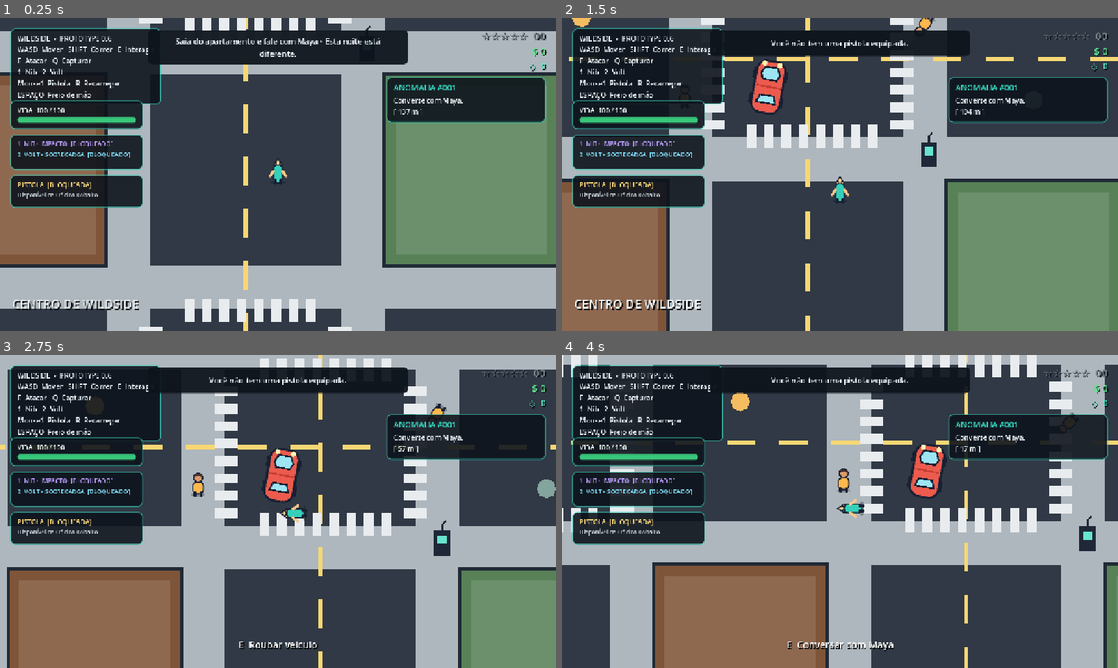
Above: before the commit, frames 1-4 (two rows, left to right).
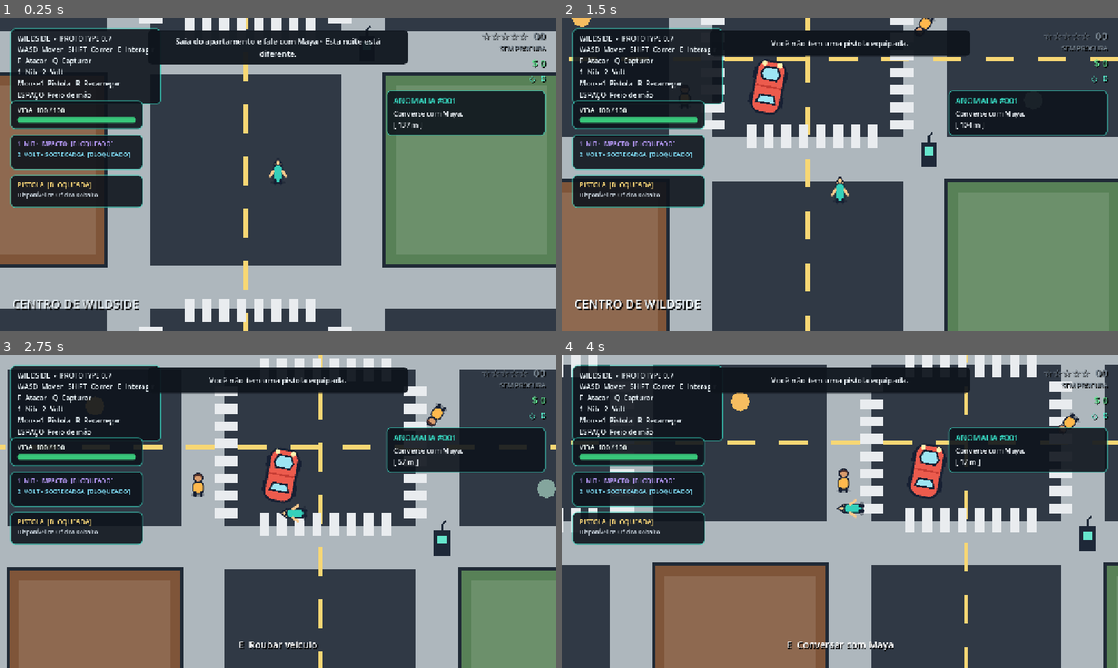
Above: after the commit, the same moments.

Repository: MiguelAlmeidaJ/Wildside
Game: Godot game, scene res://main.tscn
The game is run twice, just before and just after one commit, with the same random seed, the same clock (stepped at 60 frames per second) and the same inputs.
Inputs (mouse positions are in pixels of both pictures, inside the frame that each line leads up to):
- Up to frame 1 (0.25 s): no input
- Up to frame 2 (1.5 s): move the mouse to (812, 237) at 0.52 s; hold F (attack) 0.53-1.28 s; hold W (move_up) from 0.53 s (still down); click (812, 237) at 0.67 s; move the mouse to (1006, 221) at 1.27 s; tap Q (capture) at 1.35 s; click (1006, 221) at 1.42 s
- Up to frame 3 (2.75 s): move the mouse to (111, 464) at 2.02 s; release W (move_up) at 2.03 s; hold A (move_left) from 2.03 s (still down); hold E (interact) from 2.03 s (still down); click (111, 464) at 2.17 s
- Up to frame 4 (4 s): move the mouse to (867, 511) at 2.77 s; release E (interact) at 2.78 s; tap Shift (run) at 2.85 s; click (867, 511) at 2.92 s; move the mouse to (756, 433) at 3.52 s; release A (move_left) at 3.53 s; press the mouse at (756, 433) at 3.53 s; hold Space (brake) from 3.53 s (still down)

The runs differ from the first frame. In frame 1, 3.1% of the frame differs, in the area x 19-99%, y 5-38%; in frame 2, 3.1%; in frame 3, 3.1%; in frame 4, 3.1%.

Commit message:
Adiciona perseguição policial, prisão e evasão
* Add police contact and evasion state

* Add police officer asset

* Add on-foot police arrest AI

* Add police officer scene

* Deploy on-foot officers from police cars

* Add arrest handling and vehicle swap evasion

* Add pursuit and arrest HUD state

* Add pursuit status and arrest bar to HUD

* Connect arrest progress to HUD

* Clear pursuit state immediately when heat reaches zero

* Cover police contact vehicle evasion and arrest

* Bump Wildside to Prototype 0.7

* Show Prototype 0.7 in HUD

* Document Prototype 0.7 police pursuit and arrest

* Harden police officer typing for Godot 4.7.2

* Harden police car officer typing for Godot 4.7.2

Diff:
--- /dev/null
+++ b/assets/characters/police_officer.svg
@@ -0,0 +1,11 @@
+<svg width="64" height="72" viewBox="0 0 64 72" xmlns="http://www.w3.org/2000/svg">
+  <ellipse cx="32" cy="66" rx="21" ry="5" fill="#111827" opacity=".28"/>
+  <path d="M17 19c2-11 9-16 15-16s13 5 15 16l-5 6H22z" fill="#173b63" stroke="#20243a" stroke-width="4"/>
+  <rect x="19" y="16" width="26" height="6" rx="3" fill="#6fb8ff"/>
+  <circle cx="32" cy="30" r="14" fill="#d7a57b" stroke="#20243a" stroke-width="4"/>
+  <circle cx="27" cy="29" r="2.2" fill="#20243a"/><circle cx="37" cy="29" r="2.2" fill="#20243a"/>
+  <path d="M27 38h10" stroke="#20243a" stroke-width="2.5" stroke-linecap="round"/>
+  <path d="M18 45h28l6 20H12z" fill="#1f5f99" stroke="#20243a" stroke-width="4" stroke-linejoin="round"/>
+  <rect x="27" y="48" width="10" height="9" rx="2" fill="#f3cf5b"/>
+  <path d="M17 51 7 58M47 51l10 7" stroke="#d7a57b" stroke-width="6" stroke-linecap="round"/>
+</svg>
--- a/project.godot
+++ b/project.godot
@@ -15,7 +15,7 @@
 [application]
 
 config/name="Wildside"
-config/version="0.6.0"
+config/version="0.7.0"
 run/main_scene="res://main.tscn"
 config/features=PackedStringArray("4.7")
 config/icon="res://assets/ui/icon.svg"
--- a/scenes/ui/hud.tscn
+++ b/scenes/ui/hud.tscn
@@ -43,6 +43,13 @@
 corner_radius_bottom_right = 6
 corner_radius_bottom_left = 6
 
+[sub_resource type="StyleBoxFlat" id="StyleBox_arrest_fill"]
+bg_color = Color(0.93, 0.35, 0.35, 1)
+corner_radius_top_left = 6
+corner_radius_top_right = 6
+corner_radius_bottom_right = 6
+corner_radius_bottom_left = 6
+
 [node name="HUD" type="CanvasLayer"]
 script = ExtResource("1_hud")
 
@@ -56,7 +63,7 @@
 [node name="Label" type="Label" parent="Instructions"]
 theme_override_colors/font_color = Color(0.92, 0.96, 0.98, 1)
 theme_override_font_sizes/font_size = 16
-text = "WILDSIDE  •  PROTOTYPE 0.6\nWASD  Mover   SHIFT  Correr   E  Interagir\nF  Atacar   Q  Capturar\n1  Nib   2  Volt\nMouse1  Pistola   R  Recarregar\nESPAÇO  Freio de mão"
+text = "WILDSIDE  •  PROTOTYPE 0.7\nWASD  Mover   SHIFT  Correr   E  Interagir\nF  Atacar   Q  Capturar\n1  Nib   2  Volt\nMouse1  Pistola   R  Recarregar\nESPAÇO  Freio de mão"
 
 [node name="HealthPanel" type="PanelContainer" parent="."]
 offset_left = 24.0
@@ -125,6 +132,39 @@
 theme_override_colors/font_color = Color(0.78, 0.82, 0.86, 1)
 theme_override_font_sizes/font_size = 13
 text = "Disponível na Oficina Cobalto"
+
+[node name="ArrestPanel" type="PanelContainer" parent="."]
+unique_name_in_owner = true
+visible = false
+anchors_preset = 7
+anchor_left = 0.5
+anchor_top = 1.0
+anchor_right = 0.5
+anchor_bottom = 1.0
+offset_left = -190.0
+offset_top = -148.0
+offset_right = 190.0
+offset_bottom = -91.0
+grow_horizontal = 2
+grow_vertical = 0
+theme_override_styles/panel = SubResource("StyleBox_info")
+
+[node name="ArrestContent" type="VBoxContainer" parent="ArrestPanel"]
+theme_override_constants/separation = 4
+
+[node name="ArrestLabel" type="Label" parent="ArrestPanel/ArrestContent"]
+unique_name_in_owner = true
+theme_override_colors/font_color = Color(1, 0.75, 0.75, 1)
+theme_override_font_sizes/font_size = 15
+text = "PRISÃO  0%"
+horizontal_alignment = 1
+
+[node name="ArrestBar" type="ProgressBar" parent="ArrestPanel/ArrestContent"]
+unique_name_in_owner = true
+custom_minimum_size = Vector2(0, 12)
+show_percentage = false
+theme_override_styles/background = SubResource("StyleBox_health_bg")
+theme_override_styles/fill = SubResource("StyleBox_arrest_fill")
 
 [node name="PromptLabel" type="Label" parent="."]
 unique_name_in_owner = true
@@ -191,15 +231,33 @@
 text = "☆☆☆☆☆  00"
 horizontal_alignment = 2
 
+[node name="PursuitLabel" type="Label" parent="."]
+unique_name_in_owner = true
+anchors_preset = 1
+anchor_left = 1.0
+anchor_right = 1.0
+offset_left = -300.0
+offset_top = 58.0
+offset_right = -24.0
+offset_bottom = 84.0
+grow_horizontal = 0
+theme_override_colors/font_color = Color(0.68, 0.72, 0.76, 1)
+theme_override_colors/font_shadow_color = Color(0, 0, 0, 0.85)
+theme_override_constants/shadow_offset_x = 2
+theme_override_constants/shadow_offset_y = 2
+theme_override_font_sizes/font_size = 15
+text = "SEM PROCURA"
+horizontal_alignment = 2
+
 [node name="MoneyLabel" type="Label" parent="."]
 unique_name_in_owner = true
 anchors_preset = 1
 anchor_left = 1.0
 anchor_right = 1.0
 offset_left = -300.0
-offset_top = 61.0
-offset_right = -24.0
-offset_bottom = 95.0
+offset_top = 88.0
+offset_right = -24.0
+offset_bottom = 122.0
 grow_horizontal = 0
 theme_override_colors/font_color = Color(0.39, 0.91, 0.58, 1)
 theme_override_colors/font_shadow_color = Color(0, 0, 0, 0.85)
@@ -216,9 +274,9 @@
 anchor_left = 1.0
 anchor_right = 1.0
 offset_left = -300.0
-offset_top = 96.0
-offset_right = -24.0
-offset_bottom = 126.0
+offset_top = 124.0
+offset_right = -24.0
+offset_bottom = 154.0
 grow_horizontal = 0
 theme_override_colors/font_color = Color(0.35, 0.95, 0.82, 1)
 theme_override_colors/font_shadow_color = Color(0, 0, 0, 0.85)
@@ -234,9 +292,9 @@
 anchor_left = 1.0
 anchor_right = 1.0
 offset_left = -390.0
-offset_top = 136.0
-offset_right = -24.0
-offset_bottom = 241.0
+offset_top = 166.0
+offset_right = -24.0
+offset_bottom = 271.0
 grow_horizontal = 0
 theme_override_styles/panel = SubResource("StyleBox_info")
 
--- /dev/null
+++ b/scenes/world/police_officer.tscn
@@ -0,0 +1,21 @@
+[gd_scene load_steps=4 format=3]
+
+[ext_resource type="Script" path="res://scripts/world/police_officer.gd" id="1_officer"]
+[ext_resource type="Texture2D" path="res://assets/characters/police_officer.svg" id="2_texture"]
+
+[sub_resource type="CapsuleShape2D" id="CapsuleShape_officer"]
+radius = 16.0
+height = 38.0
+
+[node name="PoliceOfficer" type="CharacterBody2D"]
+z_index = 10
+collision_layer = 8
+collision_mask = 3
+script = ExtResource("1_officer")
+
+[node name="Sprite2D" type="Sprite2D" parent="."]
+position = Vector2(0, -5)
+texture = ExtResource("2_texture")
+
+[node name="CollisionShape2D" type="CollisionShape2D" parent="."]
+shape = SubResource("CapsuleShape_officer")
--- a/scripts/player/player.gd
+++ b/scripts/player/player.gd
@@ -4,6 +4,7 @@
 signal message_requested(text: String)
 signal health_changed(current: float, maximum: float)
 signal player_defeated
+signal arrest_progress_changed(value: float)
 
 enum MotionState { IDLE, WALK, RUN }
 
@@ -44,6 +45,8 @@
 var pistol_equipped := false
 var _shoot_cooldown_left := 0.0
 var _reload_left := 0.0
+var _arrest_progress := 0.0
+var _arrest_source: Node2D
 
 
 func _ready() -> void:
@@ -270,7 +273,11 @@
 	interaction_area.set_deferred("monitoring", false)
 	collision_shape.set_deferred("disabled", true)
 	player_camera.enabled = false
-	show_message("Motor ligado • Espaço freia/derrapa • E sai do veículo")
+	var evaded := WantedManager.notify_vehicle_change(vehicle)
+	if evaded:
+		show_message("Veículo trocado • procura reduzida em 15.")
+	else:
+		show_message("Motor ligado • Espaço freia/derrapa • E sai do veículo")
 
 
 func leave_vehicle(vehicle: CharacterBody2D, exit_position: Vector2) -> void:
@@ -289,6 +296,43 @@
 
 func show_message(text: String) -> void:
 	message_requested.emit(text)
+
+
+func set_arrest_progress(value: float, source: Node2D) -> void:
+	value = clampf(value, 0.0, 1.0)
+	if value <= 0.0:
+		if is_instance_valid(_arrest_source) and _arrest_source != source:
+			return
+		_arrest_progress = 0.0
+		_arrest_source = null
+		arrest_progress_changed.emit(_arrest_progress)
+		return
+
+	if not is_instance_valid(_arrest_source) or _arrest_source == source or value >= _arrest_progress:
+		_arrest_source = source
+		_arrest_progress = value
+		arrest_progress_changed.emit(_arrest_progress)
+
+
+func arrest_by_police(source: Node2D) -> void:
+	if is_instance_valid(_arrest_source) and _arrest_source != source:
+		return
+
+	var penalty := mini(75, GameManager.money)
+	if penalty > 0:
+		GameManager.add_money(-penalty)
+
+	_arrest_progress = 0.0
+	_arrest_source = null
+	arrest_progress_changed.emit(0.0)
+
+	global_position = _spawn_position
+	velocity = Vector2.ZERO
+	health = max_health
+	_invulnerability_left = 1.5
+	health_changed.emit(health, max_health)
+	WantedManager.clear()
+	show_message("PRESO • Você pagou $%d de fiança e voltou ao centro." % penalty)
 
 
 func perform_attack() -> bool:
--- a/scripts/systems/main.gd
+++ b/scripts/systems/main.gd
@@ -10,6 +10,7 @@
 	player.prompt_changed.connect(hud.set_prompt)
 	player.message_requested.connect(hud.show_message)
 	player.health_changed.connect(hud.set_health)
+	player.arrest_progress_changed.connect(hud.set_arrest_progress)
 	GameManager.reset_run()
 	WantedManager.reset_run()
 	MissionManager.reset_run()
--- a/scripts/systems/wanted_manager.gd
+++ b/scripts/systems/wanted_manager.gd
@@ -2,6 +2,7 @@
 
 signal wanted_changed(level: int, heat: float)
 signal crime_committed(description: String, heat_added: float)
+signal pursuit_state_changed(seen: bool)
 
 const LEVEL_ONE_HEAT := 20.0
 const LEVEL_TWO_HEAT := 60.0
@@ -10,19 +11,35 @@
 var wanted_level := 0
 var _cooldown := 0.0
 var _gunshot_report_cooldown := 0.0
+var _police_contact_left := 0.0
+var _vehicle_swap_cooldown := 0.0
+var _last_vehicle_id := 0
+var is_visible_to_police := false
 
 
 func _process(delta: float) -> void:
 	_gunshot_report_cooldown = maxf(0.0, _gunshot_report_cooldown - delta)
+	_vehicle_swap_cooldown = maxf(0.0, _vehicle_swap_cooldown - delta)
+	_police_contact_left = maxf(0.0, _police_contact_left - delta)
+
+	var seen_now := _police_contact_left > 0.0 and wanted_level > 0
+	if seen_now != is_visible_to_police:
+		is_visible_to_police = seen_now
+		pursuit_state_changed.emit(is_visible_to_police)
+
 	if heat <= 0.0:
 		return
 	if _cooldown > 0.0:
 		_cooldown -= delta
 		return
+	if is_visible_to_police:
+		return
 
 	var old_level := wanted_level
-	heat = move_toward(heat, 0.0, 5.0 * delta)
+	heat = move_toward(heat, 0.0, 10.0 * delta)
 	_recalculate_level()
+	if wanted_level <= 0:
+		_clear_police_contact()
 	if old_level != wanted_level or is_zero_approx(heat):
 		wanted_changed.emit(wanted_level, heat)
 
@@ -43,9 +60,37 @@
 	return true
 
 
+func report_police_contact(duration: float = 0.75) -> void:
+	if wanted_level <= 0:
+		return
+	_police_contact_left = maxf(_police_contact_left, duration)
+	if not is_visible_to_police:
+		is_visible_to_police = true
+		pursuit_state_changed.emit(true)
+
+
+func notify_vehicle_change(vehicle: Node2D) -> bool:
+	if not is_instance_valid(vehicle):
+		return false
+	var vehicle_id := vehicle.get_instance_id()
+	if _last_vehicle_id == 0:
+		_last_vehicle_id = vehicle_id
+		return false
+	if vehicle_id == _last_vehicle_id:
+		return false
+	_last_vehicle_id = vehicle_id
+	if wanted_level <= 0 or _vehicle_swap_cooldown > 0.0:
+		return false
+	_vehicle_swap_cooldown = 5.0
+	reduce_heat(15.0)
+	return true
+
+
 func reduce_heat(amount: float) -> void:
 	heat = maxf(0.0, heat - amount)
 	_recalculate_level()
+	if wanted_level <= 0:
+		_clear_police_contact()
 	wanted_changed.emit(wanted_level, heat)
 
 
@@ -53,8 +98,18 @@
 	heat = 0.0
 	_cooldown = 0.0
 	_gunshot_report_cooldown = 0.0
+	_vehicle_swap_cooldown = 0.0
+	_last_vehicle_id = 0
 	wanted_level = 0
+	_clear_police_contact()
 	wanted_changed.emit(wanted_level, heat)
+
+
+func _clear_police_contact() -> void:
+	_police_contact_left = 0.0
+	if is_visible_to_police:
+		is_visible_to_police = false
+		pursuit_state_changed.emit(false)
 
 
 func reset_run() -> void:
--- a/scripts/ui/hud.gd
+++ b/scripts/ui/hud.gd
@@ -17,6 +17,10 @@
 @onready var volt_ability_label: Label = %VoltAbilityLabel
 @onready var weapon_label: Label = %WeaponLabel
 @onready var weapon_hint_label: Label = %WeaponHintLabel
+@onready var pursuit_label: Label = %PursuitLabel
+@onready var arrest_panel: PanelContainer = %ArrestPanel
+@onready var arrest_bar: ProgressBar = %ArrestBar
+@onready var arrest_label: Label = %ArrestLabel
 
 var _objective_text := ""
 var _objective_target := Vector2.ZERO
@@ -29,11 +33,14 @@
 	MissionManager.mission_completed.connect(_on_mission_completed)
 	WantedManager.wanted_changed.connect(_on_wanted_changed)
 	WantedManager.crime_committed.connect(_on_crime_committed)
+	WantedManager.pursuit_state_changed.connect(_on_pursuit_state_changed)
 	GameManager.money_changed.connect(_on_money_changed)
 	GameManager.capture_devices_changed.connect(_on_capture_devices_changed)
 	GameManager.district_changed.connect(_on_district_changed)
 	GameManager.weapon_changed.connect(_on_weapon_changed)
 	_on_wanted_changed(WantedManager.wanted_level, WantedManager.heat)
+	_on_pursuit_state_changed(WantedManager.is_visible_to_police)
+	set_arrest_progress(0.0)
 	_on_money_changed(GameManager.money)
 	_on_capture_devices_changed(GameManager.capture_devices)
 	_on_weapon_changed(GameManager.pistol_unlocked, GameManager.pistol_magazine, GameManager.pistol_reserve)
@@ -56,6 +63,13 @@
 	health_bar.max_value = maximum
 	health_bar.value = current
 	health_label.text = "VIDA  %d / %d" % [roundi(current), roundi(maximum)]
+
+
+func set_arrest_progress(value: float) -> void:
+	value = clampf(value, 0.0, 1.0)
+	arrest_bar.value = value * 100.0
+	arrest_label.text = "PRISÃO  %d%%" % roundi(value * 100.0)
+	arrest_panel.visible = value > 0.0
 
 
 func set_wild_ability(slot: String, unlocked: bool, remaining: float, _total: float) -> void:
@@ -89,6 +103,27 @@
 func _on_wanted_changed(level: int, heat: float) -> void:
 	wanted_label.text = "%s%s  %02d" % ["★".repeat(level), "☆".repeat(5 - level), roundi(heat)]
 	wanted_label.modulate = Color("#ffcf5c") if level > 0 else Color("#aeb7bd")
+	if level <= 0:
+		pursuit_label.text = "SEM PROCURA"
+		pursuit_label.modulate = Color("#aeb7bd")
+	elif WantedManager.is_visible_to_police:
+		pursuit_label.text = "VISTO"
+		pursuit_label.modulate = Color("#ff7b7b")
+	else:
+		pursuit_label.text = "ESCAPANDO"
+		pursuit_label.modulate = Color("#7de3cf")
+
+
+func _on_pursuit_state_changed(seen: bool) -> void:
+	if WantedManager.wanted_level <= 0:
+		pursuit_label.text = "SEM PROCURA"
+		pursuit_label.modulate = Color("#aeb7bd")
+	elif seen:
+		pursuit_label.text = "VISTO"
+		pursuit_label.modulate = Color("#ff7b7b")
+	else:
+		pursuit_label.text = "ESCAPANDO"
+		pursuit_label.modulate = Color("#7de3cf")
 
 
 func _on_money_changed(total: int) -> void:
--- a/scripts/vehicles/police_car.gd
+++ b/scripts/vehicles/police_car.gd
@@ -1,12 +1,16 @@
 extends CharacterBody2D
+
+const OFFICER_SCENE := preload("res://scenes/world/police_officer.tscn")
 
 @export_range(1, 2) var required_level := 1
 @export var chase_speed := 315.0
+@export var contact_range := 720.0
+@export var deploy_distance := 255.0
 
 @onready var collision_shape: CollisionShape2D = $CollisionShape2D
 
 var active := false
-var _reposition_cooldown := 0.0
+var officer: CharacterBody2D
 
 
 func _ready() -> void:
@@ -17,21 +21,50 @@
 func _physics_process(delta: float) -> void:
 	if not active:
 		return
-	_reposition_cooldown = maxf(0.0, _reposition_cooldown - delta)
+
 	var target := GameManager.get_controlled_position()
 	var distance := global_position.distance_to(target)
-	if distance > 1050.0 and _reposition_cooldown <= 0.0:
-		global_position = target + Vector2.from_angle(float(required_level) * 2.1) * 650.0
-		_reposition_cooldown = 4.0
-	var direction := global_position.direction_to(target)
-	velocity = velocity.move_toward(direction * (chase_speed + WantedManager.wanted_level * 35.0), 520.0 * delta)
+	if distance <= contact_range:
+		WantedManager.report_police_contact()
+
+	var player := GameManager.player
+	var player_vehicle = player.get("current_vehicle") if is_instance_valid(player) else null
+	var player_on_foot := is_instance_valid(player) and not is_instance_valid(player_vehicle)
+
+	if player_on_foot and distance <= deploy_distance:
+		if not is_instance_valid(officer):
+			_deploy_officer()
+		velocity = velocity.move_toward(Vector2.ZERO, 900.0 * delta)
+		move_and_slide()
+		return
+
+	var direction: Vector2 = global_position.direction_to(target)
+	velocity = velocity.move_toward(
+		direction * (chase_speed + WantedManager.wanted_level * 35.0),
+		520.0 * delta
+	)
 	if velocity.length() > 5.0:
 		rotation = lerp_angle(rotation, velocity.angle() + PI / 2.0, 1.0 - exp(-5.0 * delta))
 	move_and_slide()
+
 	for index in get_slide_collision_count():
 		var collider = get_slide_collision(index).get_collider()
 		if collider != null and collider.has_method("apply_damage"):
 			collider.call("apply_damage", 4.0)
+
+
+func _deploy_officer() -> void:
+	if is_instance_valid(officer):
+		return
+	var parent := get_parent()
+	if parent == null:
+		return
+	officer = OFFICER_SCENE.instantiate() as CharacterBody2D
+	if not is_instance_valid(officer):
+		return
+	officer.call("set_source_car", self)
+	parent.add_child(officer)
+	officer.global_position = global_position + Vector2.RIGHT.rotated(rotation) * 58.0
 
 
 func _on_wanted_changed(level: int, _heat: float) -> void:
@@ -43,6 +76,13 @@
 	active = value
 	visible = value
 	collision_shape.set_deferred("disabled", not value)
+
+	if not value:
+		velocity = Vector2.ZERO
+		if is_instance_valid(officer):
+			officer.queue_free()
+		return
+
 	if value and not was_active:
 		var target := GameManager.get_controlled_position()
 		global_position = target + Vector2.from_angle(float(required_level) * 2.4) * 620.0
--- /dev/null
+++ b/scripts/world/police_officer.gd
@@ -0,0 +1,93 @@
+extends CharacterBody2D
+
+@export var move_speed := 205.0
+@export var arrest_range := 46.0
+@export var arrest_time := 1.45
+@export var contact_range := 520.0
+
+@onready var sprite: Sprite2D = $Sprite2D
+@onready var collision_shape: CollisionShape2D = $CollisionShape2D
+
+var source_car: Node2D
+var arrest_progress := 0.0
+var returning_to_car := false
+
+
+func _ready() -> void:
+	add_to_group("law_enforcement")
+	WantedManager.wanted_changed.connect(_on_wanted_changed)
+
+
+func set_source_car(value: Node2D) -> void:
+	source_car = value
+
+
+func _physics_process(delta: float) -> void:
+	if WantedManager.wanted_level <= 0:
+		_clear_arrest_progress()
+		queue_free()
+		return
+
+	var player := GameManager.player
+	if not is_instance_valid(player):
+		return
+
+	var player_vehicle = player.get("current_vehicle")
+	if is_instance_valid(player_vehicle):
+		returning_to_car = true
+		_return_to_car(delta)
+		return
+
+	returning_to_car = false
+	var distance := global_position.distance_to(player.global_position)
+	if distance <= contact_range:
+		WantedManager.report_police_contact()
+
+	if distance <= arrest_range:
+		velocity = velocity.move_toward(Vector2.ZERO, 800.0 * delta)
+		arrest_progress = minf(arrest_time, arrest_progress + delta)
+		player.call("set_arrest_progress", arrest_progress / arrest_time, self)
+		if arrest_progress >= arrest_time:
+			player.call("arrest_by_police", self)
+			arrest_progress = 0.0
+			return
+	else:
+		_clear_arrest_progress()
+		var direction: Vector2 = global_position.direction_to(player.global_position)
+		velocity = velocity.move_toward(direction * move_speed, 700.0 * delta)
+		if velocity.length() > 2.0:
+			sprite.rotation = velocity.angle() + PI / 2.0
+
+	move_and_slide()
+
+
+func _return_to_car(delta: float) -> void:
+	_clear_arrest_progress()
+	if not is_instance_valid(source_car):
+		queue_free()
+		return
+
+	var distance := global_position.distance_to(source_car.global_position)
+	if distance <= 58.0:
+		queue_free()
+		return
+
+	var direction: Vector2 = global_position.direction_to(source_car.global_position)
+	velocity = velocity.move_toward(direction * move_speed, 700.0 * delta)
+	if velocity.length() > 2.0:
+		sprite.rotation = velocity.angle() + PI / 2.0
+	move_and_slide()
+
+
+func _clear_arrest_progress() -> void:
+	if arrest_progress <= 0.0:
+		return
+	arrest_progress = 0.0
+	if is_instance_valid(GameManager.player):
+		GameManager.player.call("set_arrest_progress", 0.0, self)
+
+
+func _on_wanted_changed(level: int, _heat: float) -> void:
+	if level <= 0:
+		_clear_arrest_progress()
+		queue_free()
--- a/tests/smoke_test.gd
+++ b/tests/smoke_test.gd
@@ -24,6 +24,7 @@
 
 	var player = game.get_node("Player")
 	var car = game.get_node("World/Entities/Vehicles/Car")
+	var car_residential = game.get_node("World/Entities/Vehicles/CarResidential")
 	var parked_blocker = car.get_node("ParkedBlocker/CollisionShape2D")
 	var maya = game.get_node("World/Entities/NPCs/Maya")
 	var bruno = game.get_node("World/Entities/NPCs/Bruno")
@@ -66,6 +67,8 @@
 	_check(car.driver == player, "Carro precisa registrar o motorista")
 	_check(wanted.wanted_level == 1, "Roubar o carro precisa gerar uma estrela")
 	_check(police.active, "Polícia precisa aparecer com uma estrela")
+	wanted.report_police_contact(1.0)
+	_check(wanted.is_visible_to_police, "Contato policial precisa marcar o player como VISTO")
 
 	var car_start: Vector2 = car.global_position
 	Input.action_press("move_up")
@@ -82,7 +85,13 @@
 	_check(car.collision_layer == 0, "Carro deve voltar ao modo estacionado após a saída")
 	_check(not parked_blocker.disabled, "Bloqueio estático deve voltar após a saída")
 
+	var heat_before_swap: float = wanted.heat
+	var swapped := wanted.notify_vehicle_change(car_residential)
+	_check(swapped, "Trocar para outro veículo durante a perseguição precisa ajudar na fuga")
+	_check(wanted.heat == maxf(0.0, heat_before_swap - 15.0), "Troca de veículo precisa reduzir 15 de heat")
+
 	wanted.clear()
+	_check(not wanted.is_visible_to_police, "Limpar procura precisa remover estado VISTO")
 	mission.reset_run()
 	maya.interact(player)
 	_check(mission.stage == mission.Stage.ANSWER_PHONE, "Maya precisa iniciar a missão")
@@ -299,6 +308,26 @@
 	_check(player.global_position == player._spawn_position, "Derrota precisa levar o player ao ponto inicial")
 	_check(game_manager.money == money_before_defeat - mini(50, money_before_defeat), "Derrota precisa aplicar penalidade de até $50")
 
+	# Polícia a pé e prisão.
+	wanted.add_heat(20.0, "Teste de prisão")
+	police.global_position = player.global_position + Vector2(0, 120)
+	police._deploy_officer()
+	await process_frame
+	await physics_frame
+	_check(is_instance_valid(police.officer), "Viatura precisa conseguir desembarcar um policial")
+
+	if is_instance_valid(police.officer):
+		var officer = police.officer
+		officer.global_position = player.global_position + Vector2(0, 28)
+		var money_before_arrest := game_manager.money
+		for _frame in 110:
+			await physics_frame
+			if wanted.wanted_level == 0:
+				break
+		_check(wanted.wanted_level == 0, "Policial próximo precisa concluir a prisão")
+		_check(player.global_position == player._spawn_position, "Prisão precisa levar o player ao ponto inicial")
+		_check(game_manager.money == money_before_arrest - mini(75, money_before_arrest), "Prisão precisa cobrar até $75 de fiança")
+
 	game.queue_free()
 	await process_frame
 	await process_frame
Not shown: 1 places in scenes/ui/hud.tscn that only renumber resources
Not shown, changed: README.md
